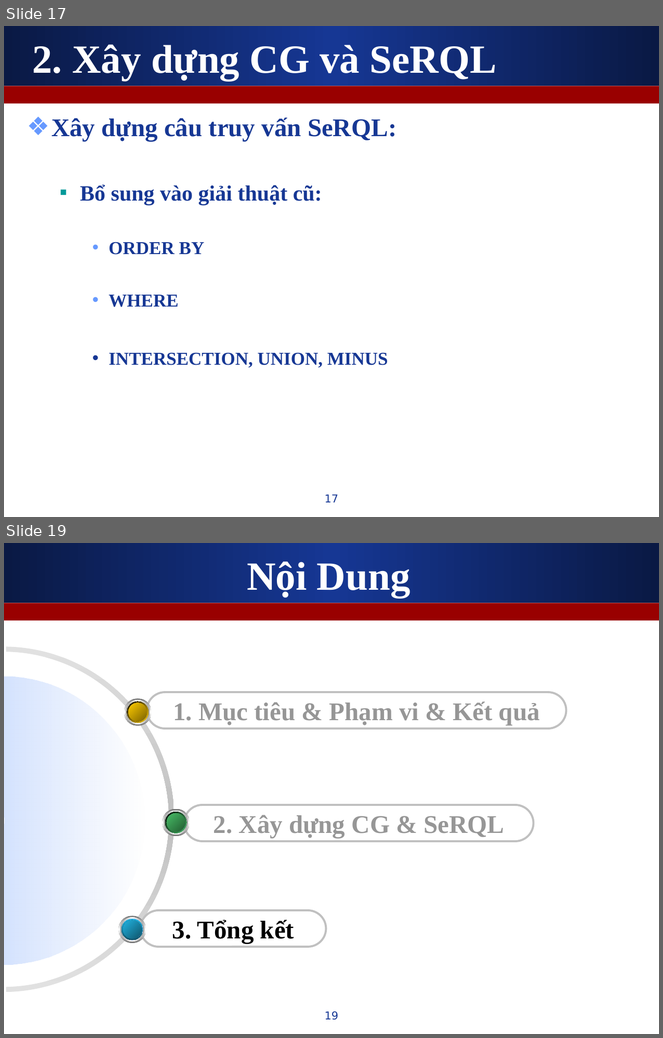
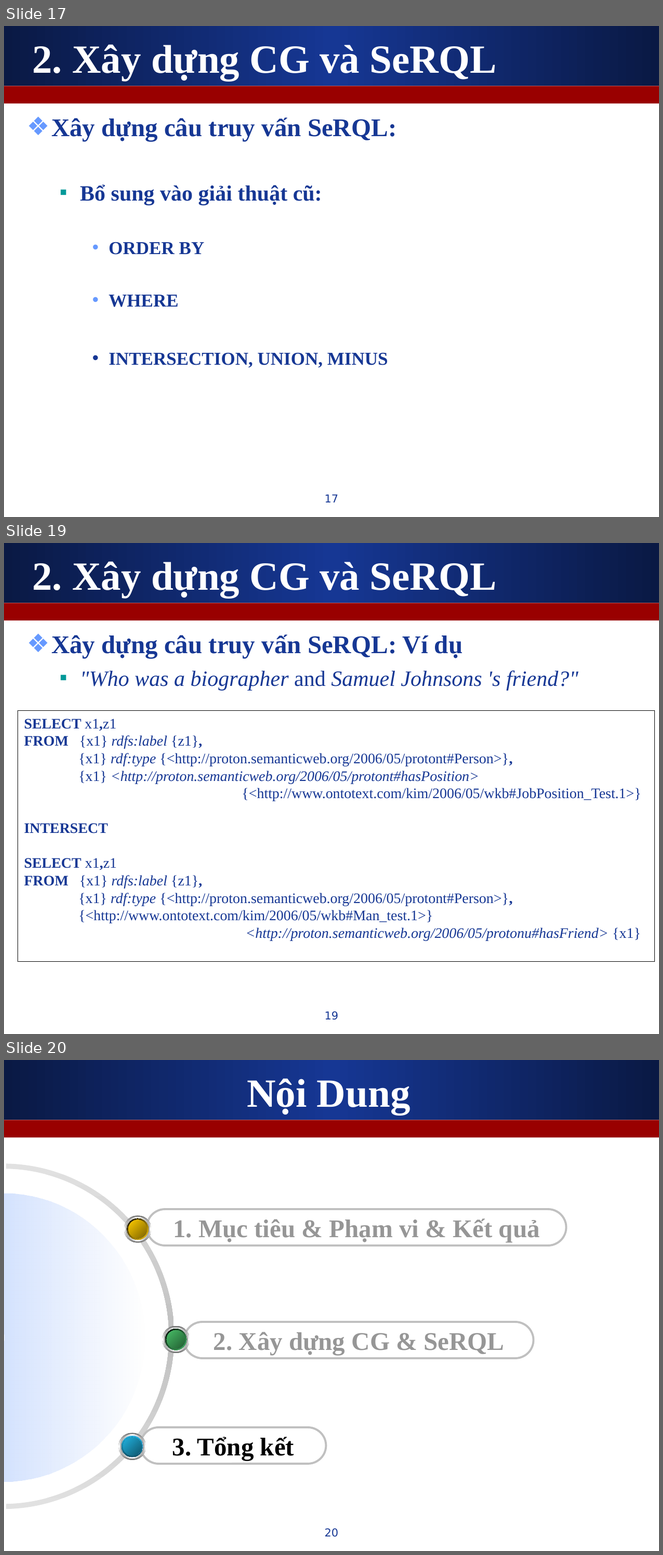
Before and after one commit to leaderwing/kt-kimres, a slide deck: note/[Thesis] Presentation.ppt. Shown one above the other, each under a label of ours: slides 17 and 19 before the commit, slides 17, 19 and 20 after it; the slides between them are not shown. The pictures are 663x1038 and 663x1555 pixels, drawn with LibreOffice and Linux fonts; fonts in the diff are those of the drawing. Boxes give left, top, right and bottom in pixels: in the first picture for what was removed or moved away, otherwise in the second. Text is boxed around its words. In the diff, an @@ line names an element or a change of style, - is before the commit and + after.

```diff
--- a/note/[Thesis] Presentation.ppt
+++ b/note/[Thesis] Presentation.ppt
@@ slide 19 added at [4,543,659,1034], background #FFFFFF; not listed: 2 template elements that a slide beside it also shows @@
@@ title added at [32,561,497,598], 44 pt, text #FFFFFF, bold @@
+2. Xây dựng CG và SeRQL
@@ text added at [51,635,579,691], 24 pt, text #163794, italic @@
+❖ Xây dựng câu truy vấn SeRQL: Ví dụ
+  ▪ "Who was a biographer and Samuel Johnsons 's friend?"
@@ rectangle added at [18,711,655,962], outline #000000 0.74 pt, 16 pt, text #163794 @@
+SELECT x1,z1
+FROM {x1} rdfs:label {z1},
+{x1} rdf:type {<http://proton.semanticweb.org/2006/05/protont#Person>},
+{x1} <http://proton.semanticweb.org/2006/05/protont#hasPosition>
+{<http://www.ontotext.com/kim/2006/05/wkb#JobPosition_Test.1>}
+INTERSECT
+SELECT x1,z1
+FROM {x1} rdfs:label {z1},
+{x1} rdf:type {<http://proton.semanticweb.org/2006/05/protont#Person>},
+{<http://www.ontotext.com/kim/2006/05/wkb#Man_test.1>}
+<http://proton.semanticweb.org/2006/05/protonu#hasFriend> {x1}
@@ page number added at [325,1012,339,1020], 12 pt, text #163794 @@
+19
@@ what was slide 19 is now slide 20 @@
@@ page number at [325,1529,339,1537]: text changed @@
-19
+20
```
Also in this commit, not shown: 5 slides changed.
